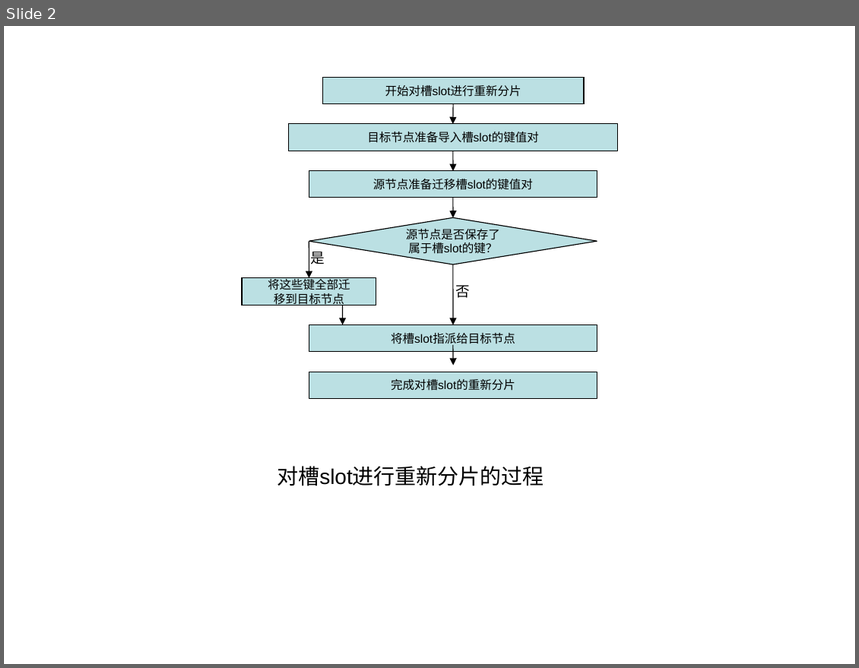
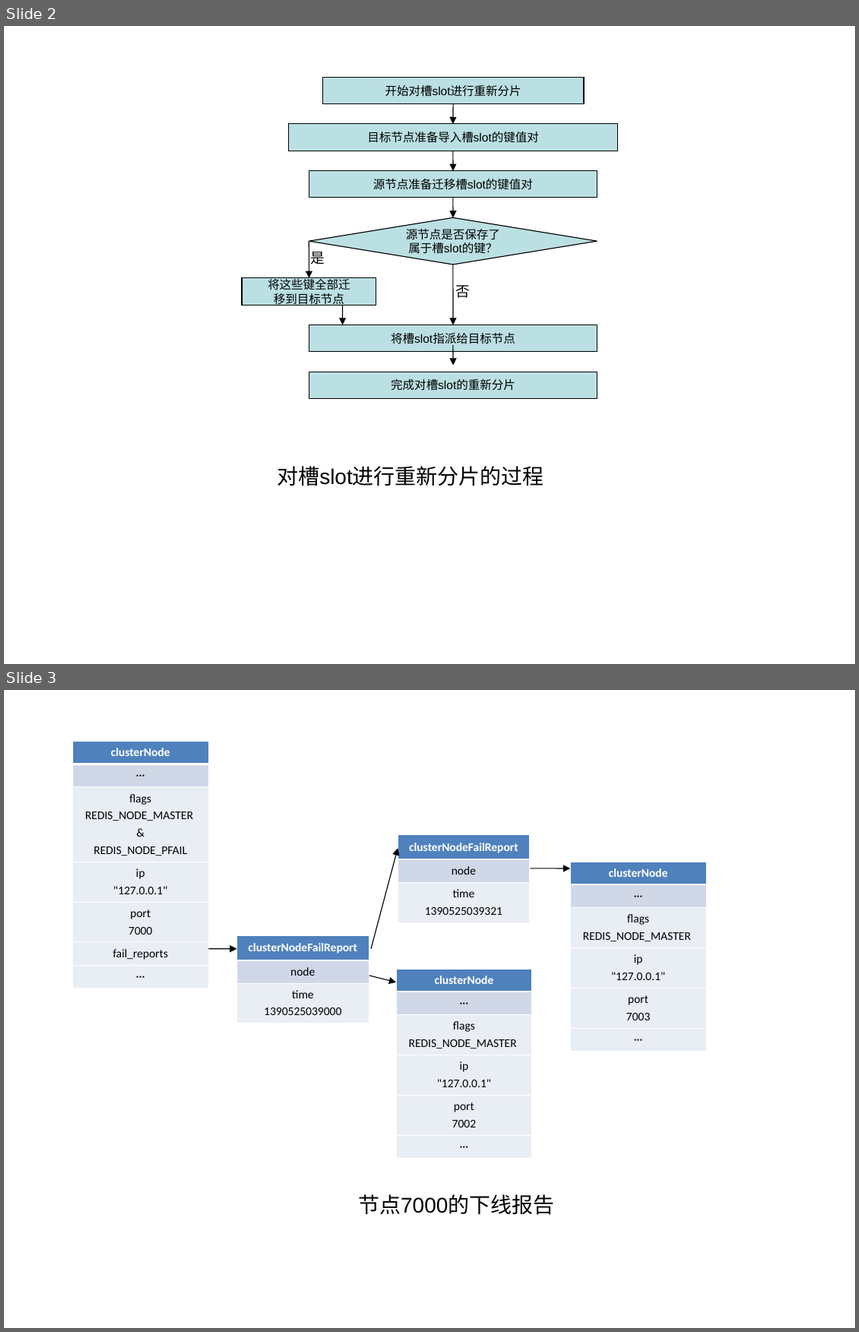
Before and after one commit to Spectrumleeee/Works, a slide deck: document/Redis&Memcache/Redis集群方案-图.ppt. Shown one above the other, each under a label of ours: slide 2 before the commit, slides 2 and 3 after it. The pictures are 859x668 and 859x1332 pixels, drawn with LibreOffice and Linux fonts; fonts in the diff are those of the drawing. Boxes give left, top, right and bottom in pixels: in the first picture for what was removed or moved away, otherwise in the second. Text is boxed around its words. In the diff, an @@ line names an element or a change of style, - is before the commit and + after.

```diff
--- a/document/Redis&Memcache/Redis集群方案-图.ppt
+++ b/document/Redis&Memcache/Redis集群方案-图.ppt
@@ slide 3 added at box(4, 690, 855, 1328), background #FFFFFF @@
@@ table added at box(73, 741, 209, 986), 7 rows, 1 columns @@
+clusterNode
+···
+flags / REDIS_NODE_MASTER / & / REDIS_NODE_PFAIL
+ip / "127.0.0.1"
+port / 7000
+fail_reports
+···
@@ arrow added from (371, 948) to (398, 848), #000000 0.74 pt @@
@@ table added at box(398, 834, 530, 923), 3 rows, 1 columns @@
+clusterNodeFailReport
+node
+time / 1390525039321
@@ arrow added from (530, 869) to (570, 869), #000000 0.74 pt @@
@@ table added at box(570, 862, 706, 1049), 6 rows, 1 columns @@
+clusterNode
+···
+flags / REDIS_NODE_MASTER
+ip / "127.0.0.1"
+port / 7003
+···
@@ table added at box(237, 935, 369, 1023), 3 rows, 1 columns @@
+clusterNodeFailReport
+node
+time / 1390525039000
@@ arrow added from (208, 948) to (237, 948), #000000 0.74 pt @@
@@ arrow added from (369, 976) to (396, 983), #000000 0.74 pt @@
@@ table added at box(396, 969, 533, 1157), 6 rows, 1 columns @@
+clusterNode
+···
+flags / REDIS_NODE_MASTER
+ip / "127.0.0.1"
+port / 7002
+···
@@ text added at box(358, 1195, 554, 1215), 18 pt, text #000000 @@
+节点7000的下线报告
```
Also in this commit, not shown: 1 other file.
